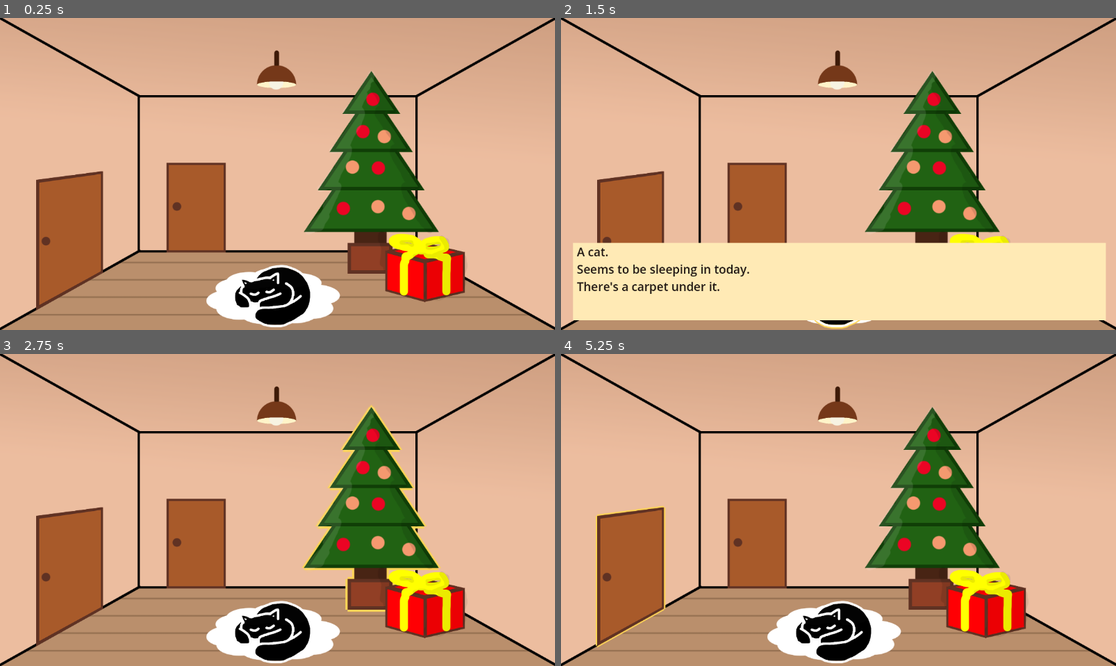
Above: before the commit, frames 1-4 (two rows, left to right).
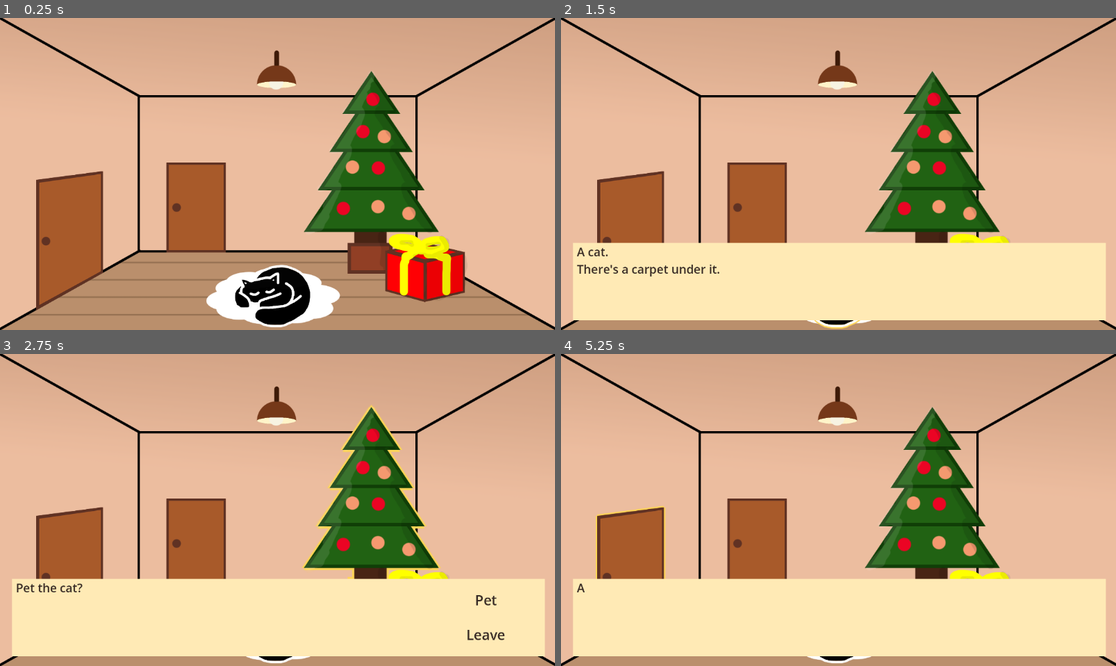
Above: after the commit, the same moments.

Repository: eltonchan1/giftbox
Game: Godot game, scene res://living_room.tscn
Two runs of this game, one before a commit and one after it. Both use one fixed random seed, a clock stepped at 60 frames per second and the inputs below.
Inputs (mouse positions are in pixels of both pictures, inside the frame that each line leads up to):
- Up to frame 1 (0.25 s): no input
- Up to frame 2 (1.5 s): tap Enter at 0.5 s; move the mouse to (832, 295) at 0.52 s; hold Right 0.53-1.28 s; tap Alt at 0.6 s; click (832, 295) at 0.67 s; move the mouse to (832, 295) at 1.27 s; hold Down from 1.28 s (still down); tap Shift at 1.35 s; click (832, 295) at 1.42 s
- Up to frame 3 (2.75 s): tap Space at 2 s; move the mouse to (371, 506) at 2.02 s; release Down at 2.03 s; hold Right from 2.03 s (still down); tap Alt at 2.1 s; click (371, 506) at 2.17 s
- Up to frame 4 (5.25 s): release Right at 2.75 s; click (1049, 600) at 2.75 s, where only the run after the commit has a clickable "Pet"; move the mouse to (988, 603) at 3.52 s; hold Up 3.53-4.28 s; tap Shift at 3.6, 5.1 s; click (988, 603) at 3.67 s; move the mouse to (838, 407) at 4.27 s; hold Left from 4.28 s (still down); tap Alt at 4.35 s; click (838, 407) at 4.42 s; tap Enter at 5 s; move the mouse to (627, 575) at 5.02 s; click (627, 575) at 5.17 s

The runs differ from the first frame. In frame 1, less than 0.1% of the frame differs, in the area x 29-41%, y 46-75%; in frame 2, 0.9%; in frame 3, 24%; in frame 4, 24%, in the area x 2-99%, y 46-97%.

Commit message:
updated dialogue

Diff:
--- a/living_room.gd
+++ b/living_room.gd
@@ -6,23 +6,78 @@
 var is_typing = false
 var full_text = ""
 var current_char = 0
-var type_speed = 0.03
+var type_speed = 0.05
+
+var current_dialogue_chain = []
+var current_dialogue_index = 0
+
+# Game state variables
+var game_vars = {
+	"has_catnip": false,
+	"has_keys": false,
+	"in_room": false
+}
 
 var dialogue = {
-	"carpetcol": "A carpet. \nThere's a cat on it.",
-	"catcol": "A cat. \nSeems to be sleeping in today. \nThere's a carpet under it.",
-	"treecol": "A Christmas tree. \nIt's pretty tall.",
-	"giftcol": "A wrapped gift box. \nIt's perspective is a little weird, but it's a present nevertheless.",
-	"lampcol": "A lamp. \nYou must be really tall to interact with this."
+	"carpetcol": [
+		{"text": "A carpet. \nThere's a cat on it.", "type": "text"},
+	],
+	"catcol": [
+		{"text": "A cat. \nThere's a carpet under it.", "type": "text"},
+		{"text": "Pet the cat?", "type": "choice_conditional",
+		 "condition": "has_catnip",  # Check if player has catnip
+		 "if_true": {  # Show this if has_catnip = true
+			"choices": ["Pet", "Give catnip", "Leave"],
+			"responses": [
+				[{"text": "The cat purrs.", "type": "text"}],
+				[
+					{"text": "dayum that stuff good", "type": "text"},
+					{"text": "The cat is very happy now.", "type": "text", "set_var": {"has_catnip": false}}
+				],
+				[{"text": "The cat probably needs to rest, better not disturb it.", "type": "text"}]
+			]
+		 },
+		 "if_false": {  # Show this if has_catnip = false
+			"choices": ["Pet", "Leave"],
+			"responses": [
+				[{"text": "The cat purrs.", "type": "text"}],
+				[{"text": "The cat probably needs to rest, better not disturb it.", "type": "text"}]
+			]
+		 }
+		}
+	],
+	"treecol": [
+		{"text": "A decorated Christmas tree.", "type": "text"}
+	],
+	"giftcol": [
+		{"text": "A present.", "type": "text"},
+		{"text": "Open the present?", "type": "choice", "choices": ["Yes", "No"], "responses": [
+			[
+				{"text": "You got... catnip? \n(was this supposed to be for the cat?)", "type": "text", "set_var": {"has_catnip": true}},
+			],
+			[{"text": "Might not be your present, better leave it for the recipient.", "type": "text"}]
+		]}
+	],
+	"lampcol": [
+		{"text": "A lamp. \nYou must be really tall to interact with this.", "type": "text"}
+	],
+	"doorsidecol": [
+		{"text": "A door to your room.", "type": "text"},
+		{"text": "Enter your room?", "type": "choice", "choices": ["Yes", "No"], "responses": [
+			[{"text": "You entered your room.", "type": "text", "set_var": {"in_room": true}}],
+			[{"text": "Maybe not the best time right now.", "type": "text"}]
+		]}
+	]
 }
 
 @onready var dialogue_label = $dialogue
 @onready var dialogue_box = $ColorRect
+@onready var choice_container = $ChoiceContainer
 
 func _ready():
 	dialogue_box.visible = false
 	dialogue_label.visible = false
-	dialogue_label.text = ""
+	choice_container.visible = false
 
 	for child in get_children():
 		if child is Area2D:
@@ -32,19 +87,13 @@
 
 func _input(event):
 	if event is InputEventMouseButton and event.pressed and event.button_index == MOUSE_BUTTON_LEFT:
-		if dialogue_open:
+		if dialogue_open and choice_container.visible == false:
 			if is_typing:
-				# Skip to full text
 				dialogue_label.text = full_text
 				is_typing = false
 			else:
-				# Close dialogue
-				dialogue_box.visible = false
-				dialogue_label.visible = false
-				dialogue_label.text = ""
-				dialogue_open = false
-
-			# Consume the event so it doesn't open a new dialogue
+				advance_dialogue()
+
 			get_viewport().set_input_as_handled()
 
 func _on_mouse_entered(area):
@@ -87,14 +136,102 @@
 func _on_input_event(_viewport, event, _shape_idx, area):
 	if event is InputEventMouseButton and event.pressed and event.button_index == MOUSE_BUTTON_LEFT:
 		if not dialogue_open and area == get_topmost_area():
-			dialogue_box.visible = true
-			dialogue_label.visible = true
-			dialogue_open = true
-			full_text = dialogue[area.name]
-			current_char = 0
-			is_typing = true
-			dialogue_label.text = ""
-			type_text()
+			start_dialogue(dialogue[area.name])
+
+func start_dialogue(dialogue_chain):
+	current_dialogue_chain = dialogue_chain
+	current_dialogue_index = 0
+	dialogue_open = true
+	show_current_dialogue()
+
+func show_current_dialogue():
+	var dialogue_data = current_dialogue_chain[current_dialogue_index]
+
+	# Check if this dialogue sets any variables
+	if dialogue_data.has("set_var"):
+		for key in dialogue_data.set_var.keys():
+			game_vars[key] = dialogue_data.set_var[key]
+
+	if dialogue_data.type == "text":
+		choice_container.visible = false
+		dialogue_box.visible = true
+		dialogue_label.visible = true
+		full_text = dialogue_data.text
+		current_char = 0
+		is_typing = true
+		dialogue_label.text = ""
+		type_text()
+
+	elif dialogue_data.type == "choice":
+		dialogue_box.visible = true
+		dialogue_label.visible = true
+		dialogue_label.text = dialogue_data.text
+		show_choices(dialogue_data.choices, dialogue_data.responses)
+
+	elif dialogue_data.type == "choice_conditional":
+		# Check the condition and show appropriate choices
+		var condition_met = game_vars.get(dialogue_data.condition, false)
+		var choice_data = dialogue_data.if_true if condition_met else dialogue_data.if_false
+
+		dialogue_box.visible = true
+		dialogue_label.visible = true
+		dialogue_label.text = dialogue_data.text
+		show_choices(choice_data.choices, choice_data.responses)
+
+func show_choices(choices, responses):
+	# Clear old buttons
+	for child in choice_container.get_children():
+		child.queue_free()
+
+	choice_container.visible = true
+
+	for i in range(choices.size()):
+		var button = Button.new()
+		button.text = choices[i]
+		button.custom_minimum_size = Vector2(200, 100)
+		button.add_theme_font_size_override("font_size", 48)
+
+		# Create custom style
+		var style_normal = StyleBoxFlat.new()
+		style_normal.bg_color = Color(0.0, 0.0, 0.0, 0.0)
+
+		var style_hover = StyleBoxFlat.new()
+		style_hover.bg_color = Color(0.0, 0.0, 0.0, 0.0)
+
+		var style_pressed = StyleBoxFlat.new()
+		style_pressed.bg_color = Color(0.0, 0.0, 0.0, 0.0)
+
+		button.add_theme_stylebox_override("normal", style_normal)
+		button.add_theme_stylebox_override("hover", style_hover)
+		button.add_theme_stylebox_override("pressed", style_pressed)
+		button.add_theme_stylebox_override("focus", style_pressed)
+		button.add_theme_stylebox_override("disabled", style_pressed)
+
+		button.add_theme_color_override("font_color", Color(0.216, 0.169, 0.145, 1.0))
+		button.add_theme_color_override("font_hover_color", Color(0.373, 0.301, 0.265, 1.0))
+		button.add_theme_color_override("font_pressed_color", Color(0.466, 0.38, 0.338, 1.0))
+
+		button.pressed.connect(_on_choice_selected.bind(responses[i]))
+		choice_container.add_child(button)
+
+func _on_choice_selected(response_chain):
+	choice_container.visible = false
+	start_dialogue(response_chain)
+
+func advance_dialogue():
+	current_dialogue_index += 1
+
+	if current_dialogue_index < current_dialogue_chain.size():
+		show_current_dialogue()
+	else:
+		close_dialogue()
+
+func close_dialogue():
+	dialogue_box.visible = false
+	dialogue_label.visible = false
+	choice_container.visible = false
+	dialogue_label.text = ""
+	dialogue_open = false
 
 func type_text():
 	while current_char < full_text.length() and is_typing:
--- a/living_room.tscn
+++ b/living_room.tscn
@@ -8,6 +8,7 @@
 [ext_resource type="Texture2D" uid="uid://v2a52ewa8oqh" path="res://assets/gift.png" id="6_amcw0"]
 [ext_resource type="Texture2D" uid="uid://d0fxy8auotj84" path="res://assets/lamp.png" id="7_sigte"]
 [ext_resource type="Texture2D" uid="uid://bgbhtwiq50rh8" path="res://assets/doorside.png" id="8_mjt0p"]
+[ext_resource type="Texture2D" uid="uid://f1svhu2d0r1k" path="res://assets/doorexit.png" id="9_jm2cs"]
 
 [sub_resource type="ShaderMaterial" id="ShaderMaterial_6sk78"]
 
@@ -28,6 +29,9 @@
 
 [sub_resource type="RectangleShape2D" id="RectangleShape2D_sigte"]
 size = Vector2(226.99997, 472)
+
+[sub_resource type="RectangleShape2D" id="RectangleShape2D_6sk78"]
+size = Vector2(215, 318)
 
 [node name="livingRoom" type="Node2D"]
 material = SubResource("ShaderMaterial_6sk78")
@@ -135,6 +139,24 @@
 offset_top = 241.0
 offset_right = -671.0
 offset_bottom = 298.0
-theme_override_colors/font_color = Color(0.12361146, 0.092557915, 0.07680025, 1)
+theme_override_colors/font_color = Color(0.21547398, 0.16883695, 0.1455245, 1)
 theme_override_font_sizes/font_size = 41
 text = "placeholder"
+
+[node name="ChoiceContainer" type="VBoxContainer" parent="."]
+z_index = 4
+offset_left = 536.0
+offset_top = 262.0
+offset_right = 906.0
+offset_bottom = 474.0
+theme_override_constants/separation = 20
+
+[node name="doorexit" type="Sprite2D" parent="."]
+position = Vector2(-281, 116)
+texture = ExtResource("9_jm2cs")
+
+[node name="doorexitcol" type="Area2D" parent="."]
+
+[node name="CollisionShape2D" type="CollisionShape2D" parent="doorexitcol"]
+position = Vector2(-281.5, 117)
+shape = SubResource("RectangleShape2D_6sk78")
Binary file added: assets/doorexit.png
Not shown, added: assets/doorexit.png.import
Not shown: 1 places in living_room.tscn that only renumber resources
